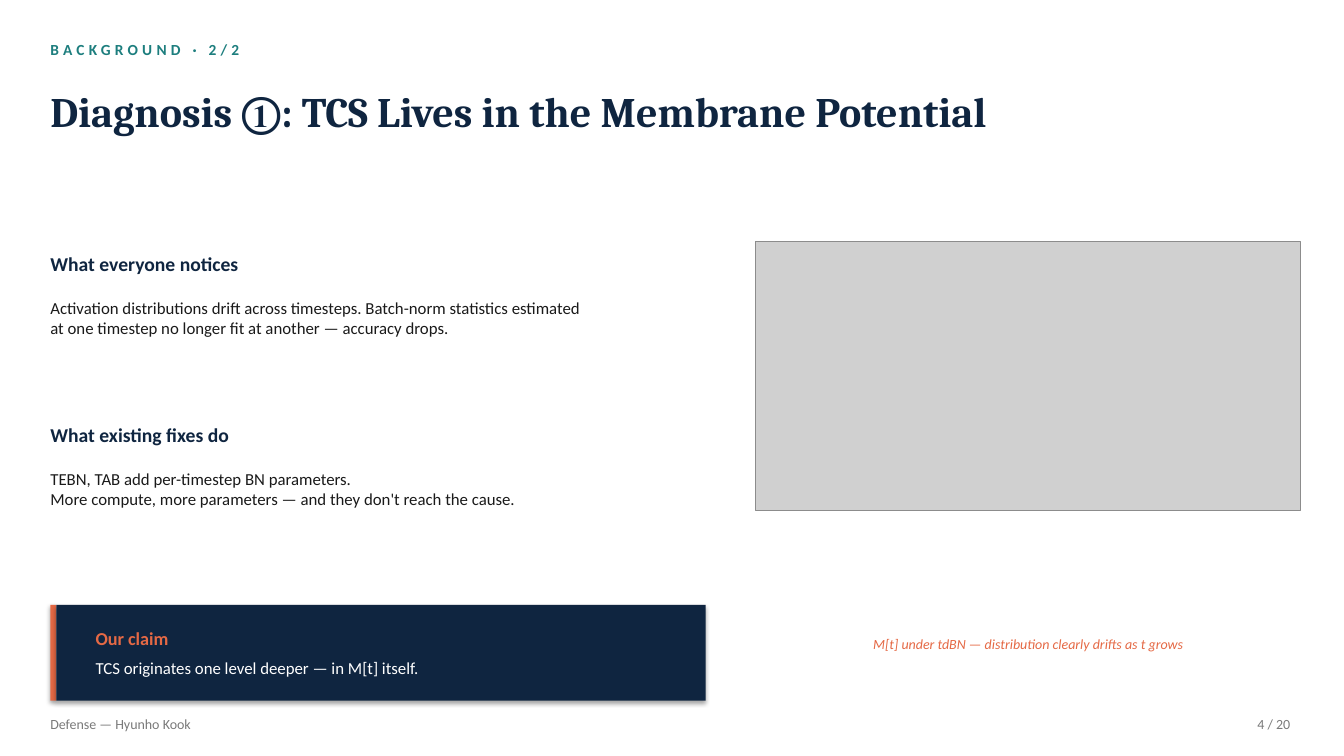
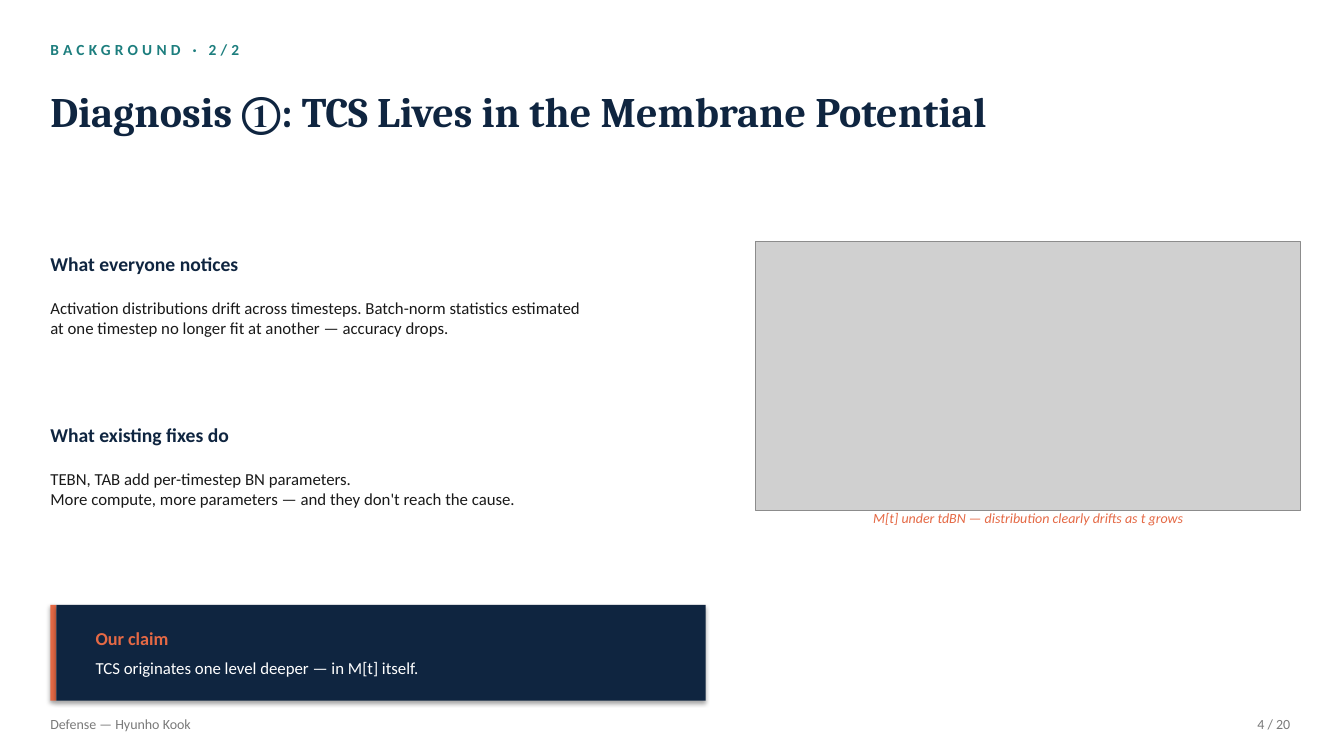
Before and after one commit to kookhh0827/POSTECH_thesis_template_latex, a slide deck: slide 4 of Hyunho_Kook_Master_Defense.pptx. Drawn at 1344x756 pixels with LibreOffice and Linux fonts; fonts in the diff are those of the drawing; grey boxes stand for pictures. Boxes give left, top, right and bottom in pixels: in the first picture for what was removed or moved away, otherwise in the second. Text is boxed around its words. In the diff, an @@ line names an element or a change of style, - is before the commit and + after.

```diff
--- a/Hyunho_Kook_Master_Defense.pptx
+++ b/Hyunho_Kook_Master_Defense.pptx
@@ text "M[t] under tdBN — distribution ...": place and size @@
-text "M[t] under tdBN — distribution ..." at (873, 639, 1183, 652)
+text "M[t] under tdBN — distribution ..." at (873, 513, 1183, 526)
```
Also in this commit, not shown: 11 other slides changed, 2 other files.
